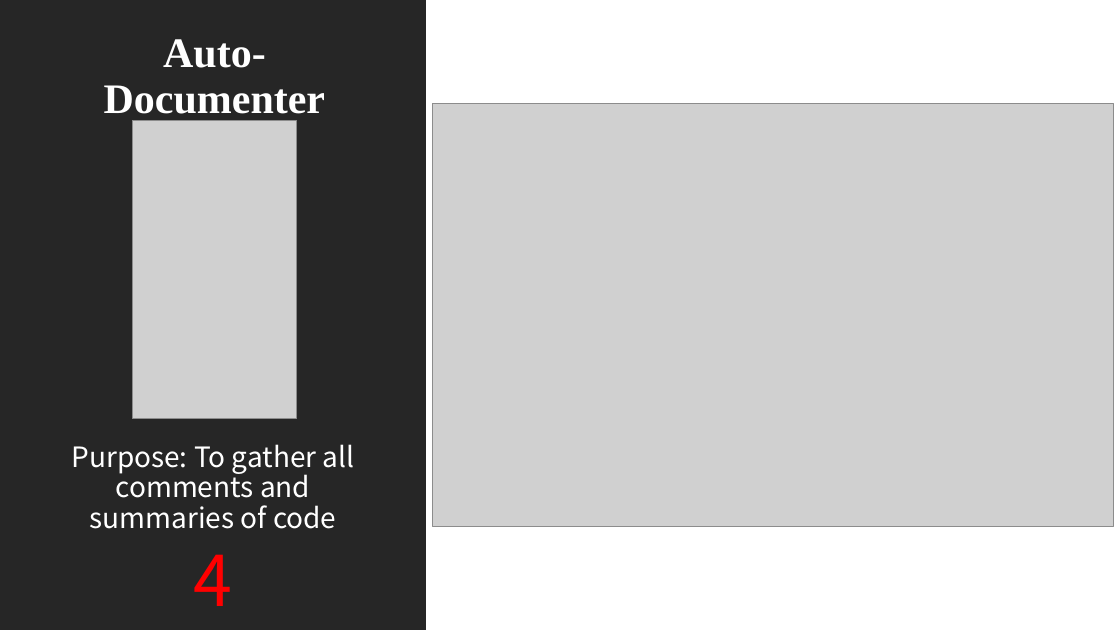
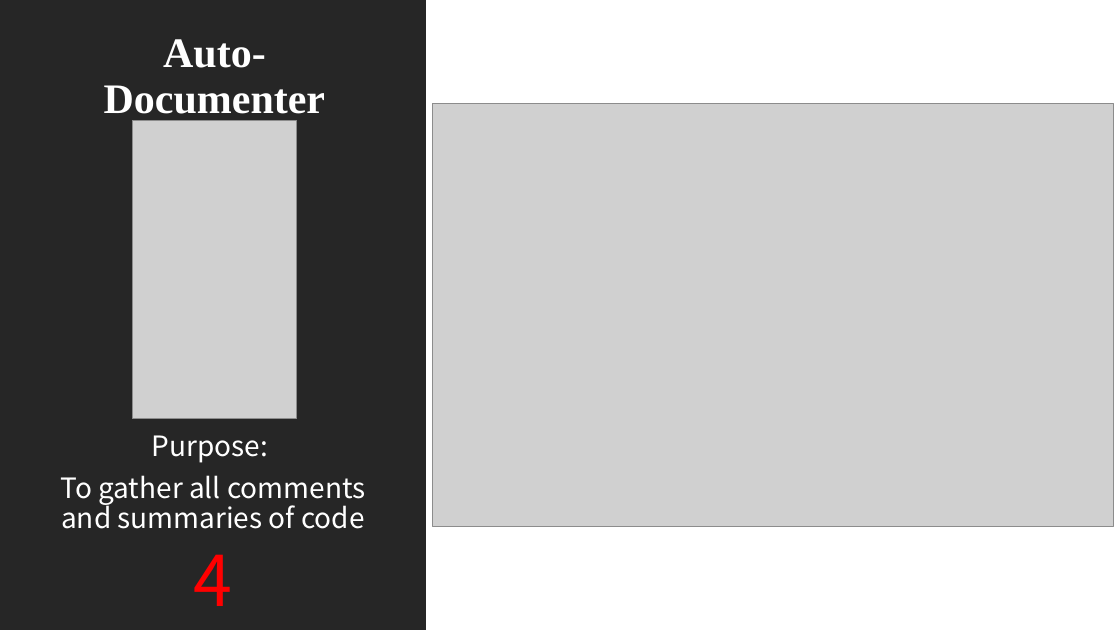
Before and after one commit to Computer-Girl/3308Project, a slide deck: slide 10 of LetsGo.pptx (slide 11 before the commit). Drawn at 1120x630 pixels with LibreOffice and Linux fonts; fonts in the diff are those of the drawing; grey boxes stand for pictures. Boxes give left, top, right and bottom in pixels: in the first picture for what was removed or moved away, otherwise in the second. Text is boxed around its words. In the diff, an @@ line names an element or a change of style, - is before the commit and + after.

```diff
--- a/LetsGo.pptx
+++ b/LetsGo.pptx
@@ text "Purpose:": place and size @@
-text "Purpose:" at (71, 444, 355, 606)
+text "Purpose:" at (60, 435, 365, 606)
@@ text at (60, 435, 365, 529): text changed @@
-Purpose: To gather all comments and summaries of code
+Purpose:
+To gather all comments and summaries of code
```
Also in this commit, not shown: 3 other slides changed, 1 slide removed.
